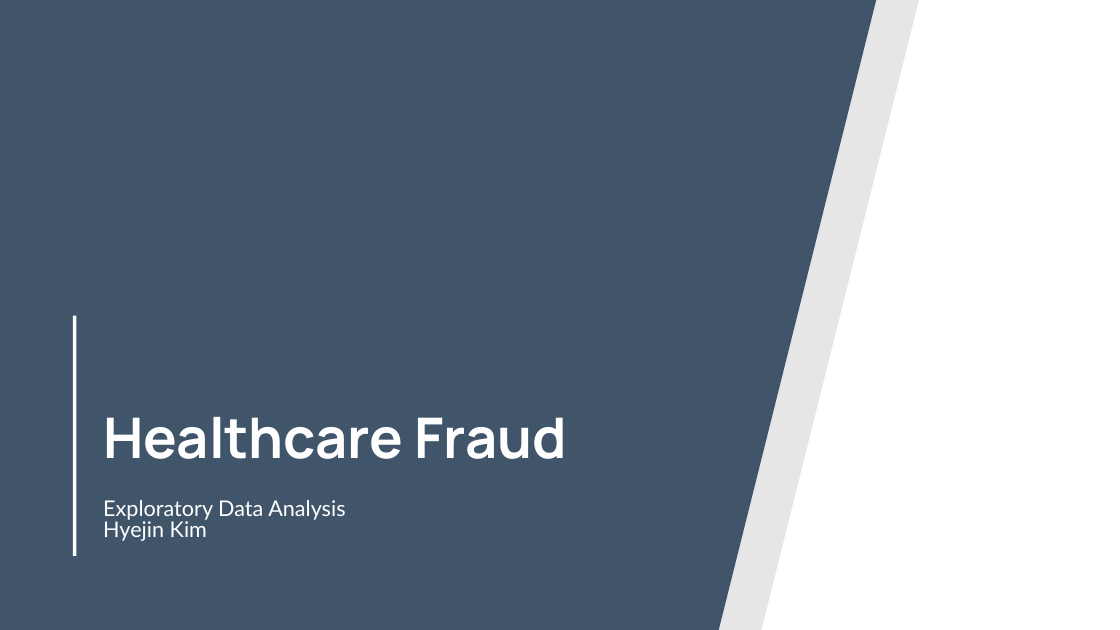
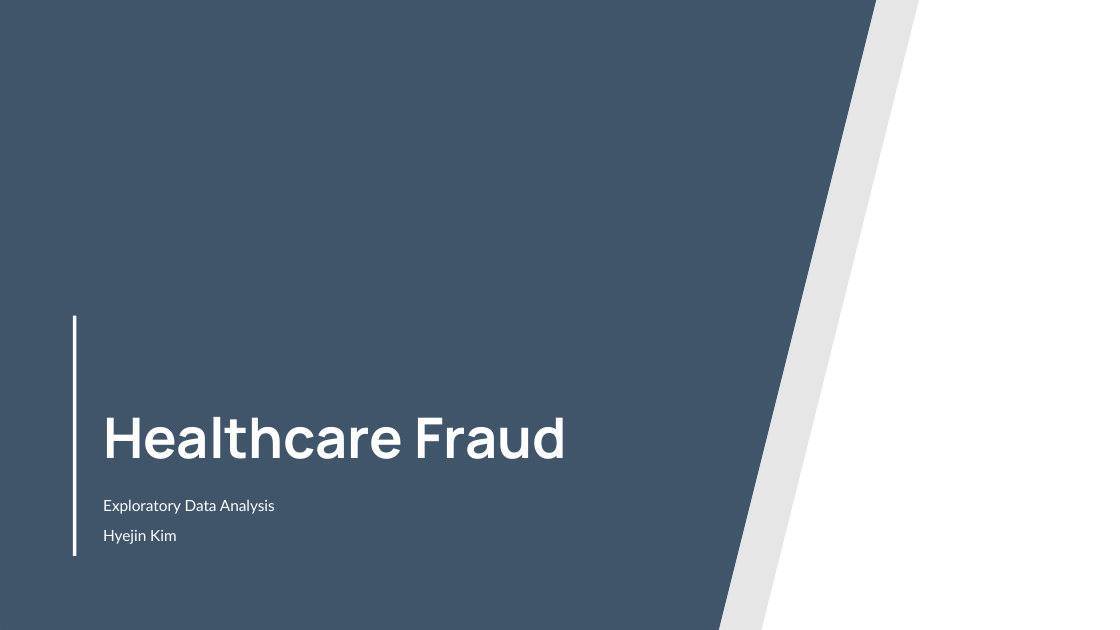
Before and after one commit to hedgekim/Healthcare-Fraud, a slide deck: slide 1 of Healthcare Fraud.pptx. Drawn at 1120x630 pixels with LibreOffice and Linux fonts; fonts in the diff are those of the drawing. Boxes give left, top, right and bottom in pixels: in the first picture for what was removed or moved away, otherwise in the second. Text is boxed around its words. In the diff, an @@ line names an element or a change of style, - is before the commit and + after.

```diff
--- a/Healthcare Fraud.pptx
+++ b/Healthcare Fraud.pptx
@@ subtitle "Exploratory Data Analysis" at (103,499,275,544): size 13.9 to 9.9 pt @@
```
Also in this commit, not shown: 4 other slides changed, 1 other file.
